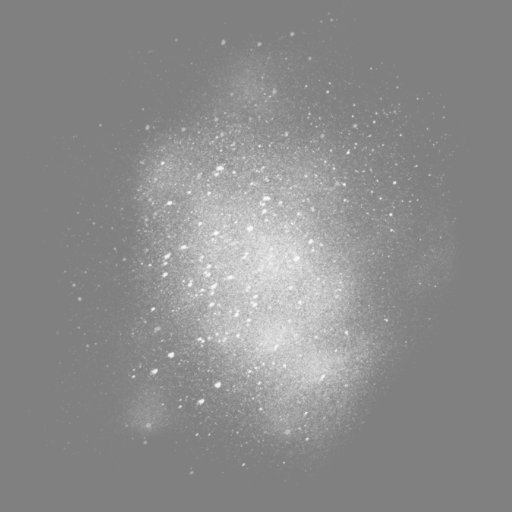
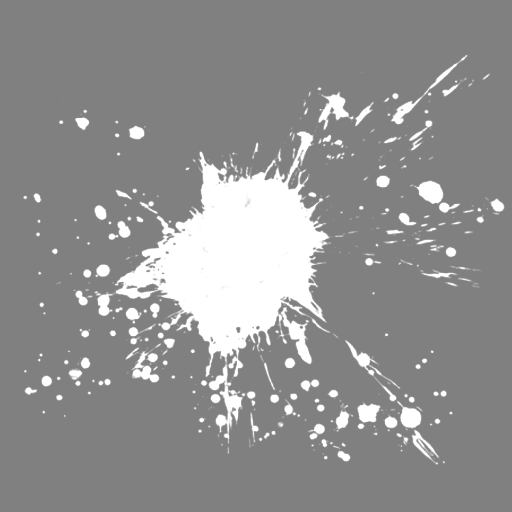
Before/after of a 512 × 512 layered artwork. What changed in the layer stack:
added layer "Calque 3" above "Calque 2" over [22, 47, 505, 466]
hid "Calque 2" over [26, 0, 470, 490]
